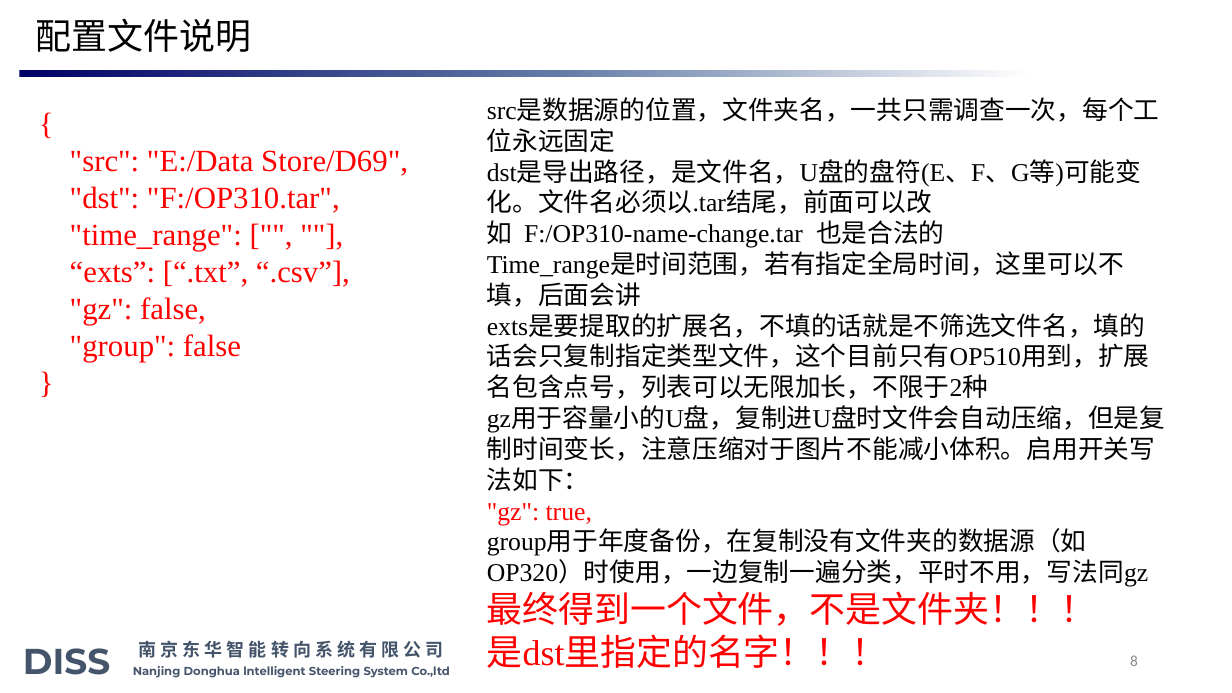
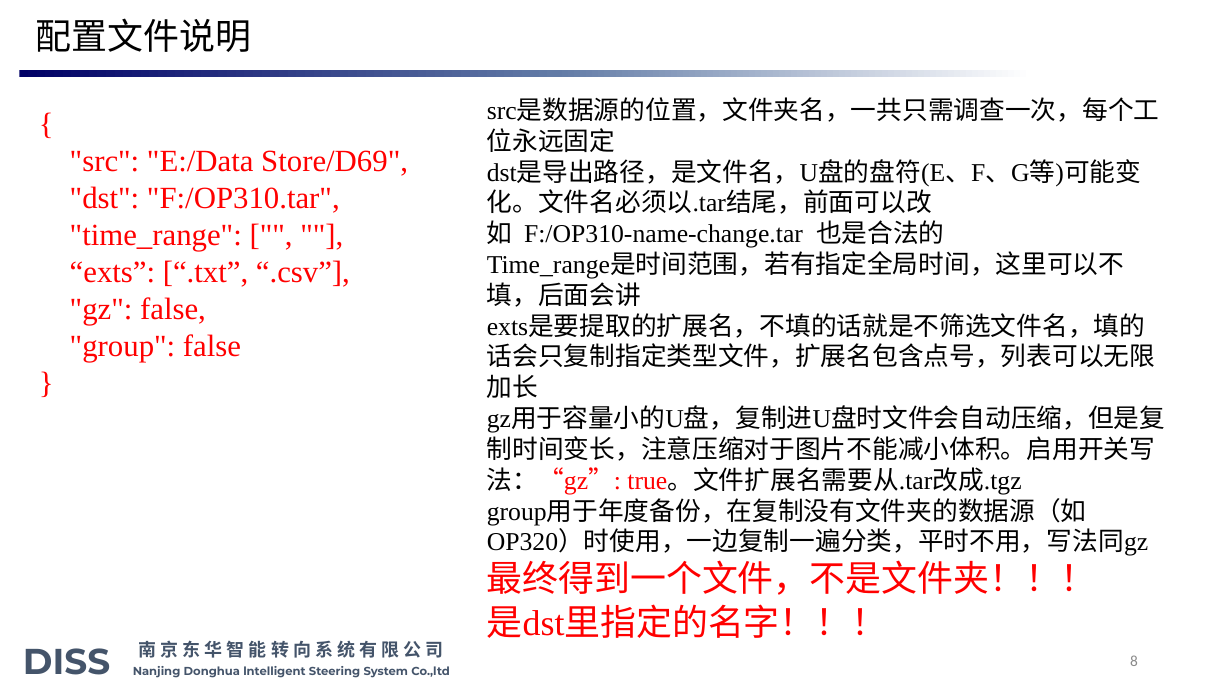
Before and after one commit to bluequilt/DISS_extract_files, a slide deck: slide 8 of 提取数据说明.pptx. Drawn at 1232x693 pixels with LibreOffice and Linux fonts; fonts in the diff are those of the drawing; background and template pictures are left out. Boxes give left, top, right and bottom in pixels: in the first picture for what was removed or moved away, otherwise in the second. Text is boxed around its words. In the diff, an @@ line names an element or a change of style, - is before the commit and + after.

Commit message:
修改说明和一些bug

```diff
--- a/提取数据说明.pptx
+++ b/提取数据说明.pptx
@@ text at <box>487,314,1166,495</box>: text changed @@
-exts是要提取的扩展名，不填的话就是不筛选文件名，填的话会只复制指定类型文件，这个目前只有OP510用到，扩展名包含点号，列表可以无限加长，不限于2种
-gz用于容量小的U盘，复制进U盘时文件会自动压缩，但是复制时间变长，注意压缩对于图片不能减小体积。启用开关写法如下：
-"gz": true,
+exts是要提取的扩展名，不填的话就是不筛选文件名，填的话会只复制指定类型文件，扩展名包含点号，列表可以无限加长
+gz用于容量小的U盘，复制进U盘时文件会自动压缩，但是复制时间变长，注意压缩对于图片不能减小体积。启用开关写法：“gz”: true。文件扩展名需要从.tar改成.tgz
```
Also in this commit, not shown: 2 other slides changed, 1 other file.
